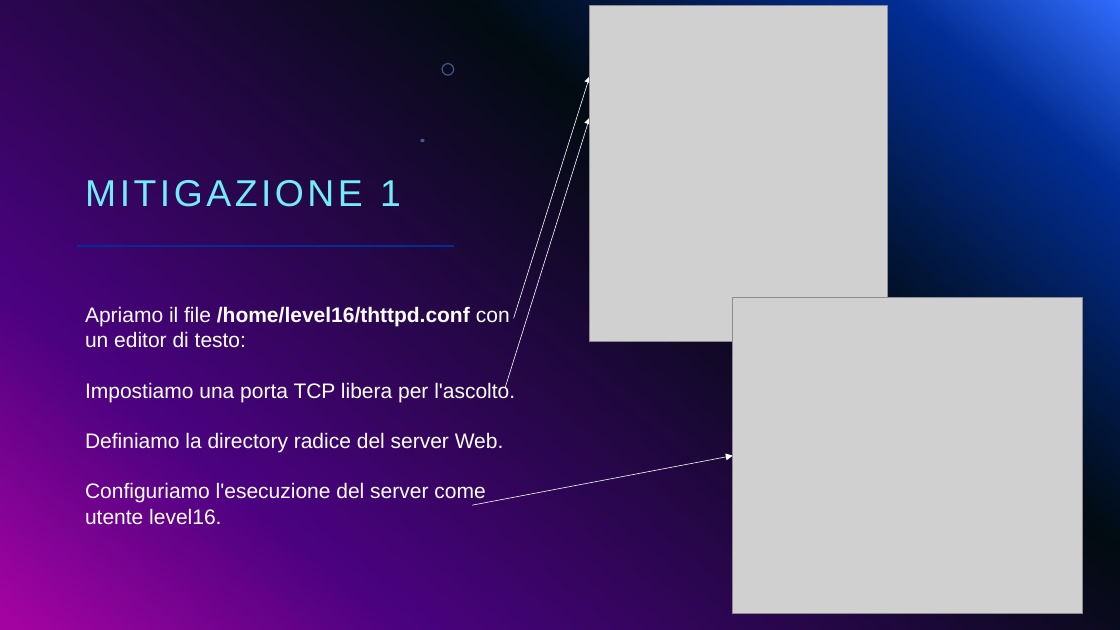
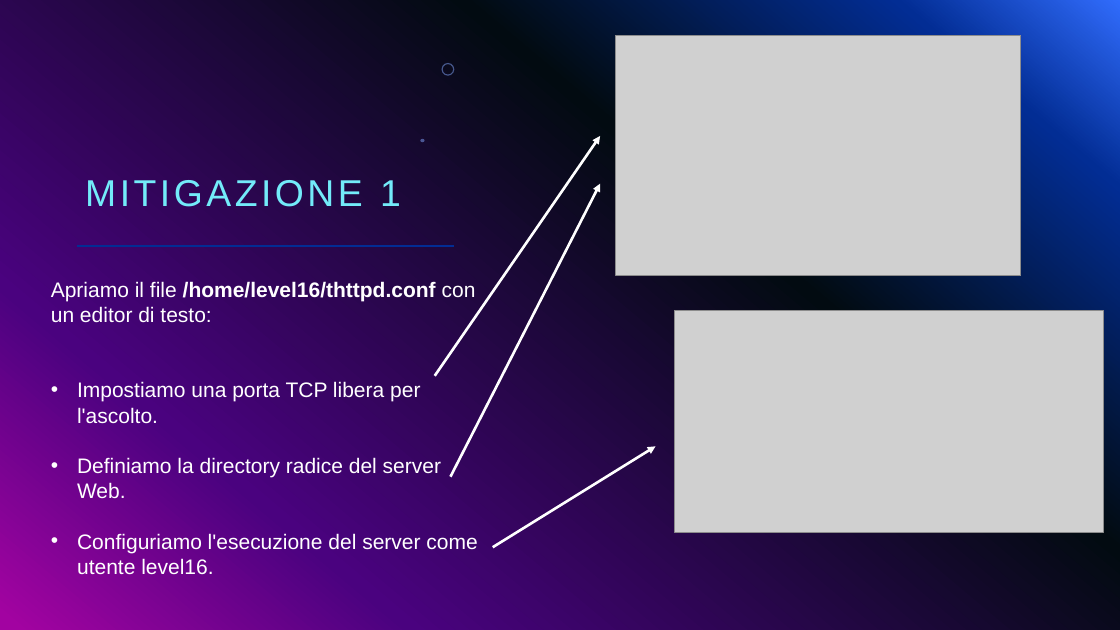
Before and after one commit to giorgiosiniscalchi/Nebula16-ITA, a slide deck: slide 32 of Presentazione Nebula16.pptx. Drawn at 1120x630 pixels with LibreOffice and Linux fonts; fonts in the diff are those of the drawing; grey boxes stand for pictures; background and template pictures are left out. Boxes give left, top, right and bottom in pixels: in the first picture for what was removed or moved away, otherwise in the second. Text is boxed around its words. In the diff, an @@ line names an element or a change of style, - is before the commit and + after.

```diff
--- a/Presentazione Nebula16.pptx
+++ b/Presentazione Nebula16.pptx
@@ picture: place and size @@
-picture at (590,5,887,341)
+picture at (616,35,1021,276)
@@ arrow moved from (513, 318) - (590, 76) to (435, 376) - (600, 136) @@
@@ arrow (435, 376) - (600, 136): stroke #FFFFFF 0.5 pt to #FFFFFF 2.25 pt @@
@@ arrow moved from (506, 387) - (590, 117) to (450, 477) - (600, 184) @@
@@ arrow (450, 477) - (600, 184): stroke #FFFFFF 0.5 pt to #FFFFFF 2.25 pt @@
@@ text "Apriamo il file /home/level16/thttpd.conf con ...": place and size @@
-text "Apriamo il file /home/level16/thttpd.conf con ..." at (85,306,515,525)
+text "Apriamo il file /home/level16/thttpd.conf con ..." at (51,281,477,575)
@@ picture: place and size @@
-picture at (733,297,1083,614)
+picture at (675,311,1103,533)
@@ text at (77,381,477,575): bullet none to • @@
@@ arrow moved from (472, 505) - (733, 455) to (493, 547) - (655, 446) @@
@@ arrow (493, 547) - (655, 446): stroke #FFFFFF 0.5 pt to #FFFFFF 2.25 pt @@
```
Also in this commit, not shown: 12 other slides changed.
